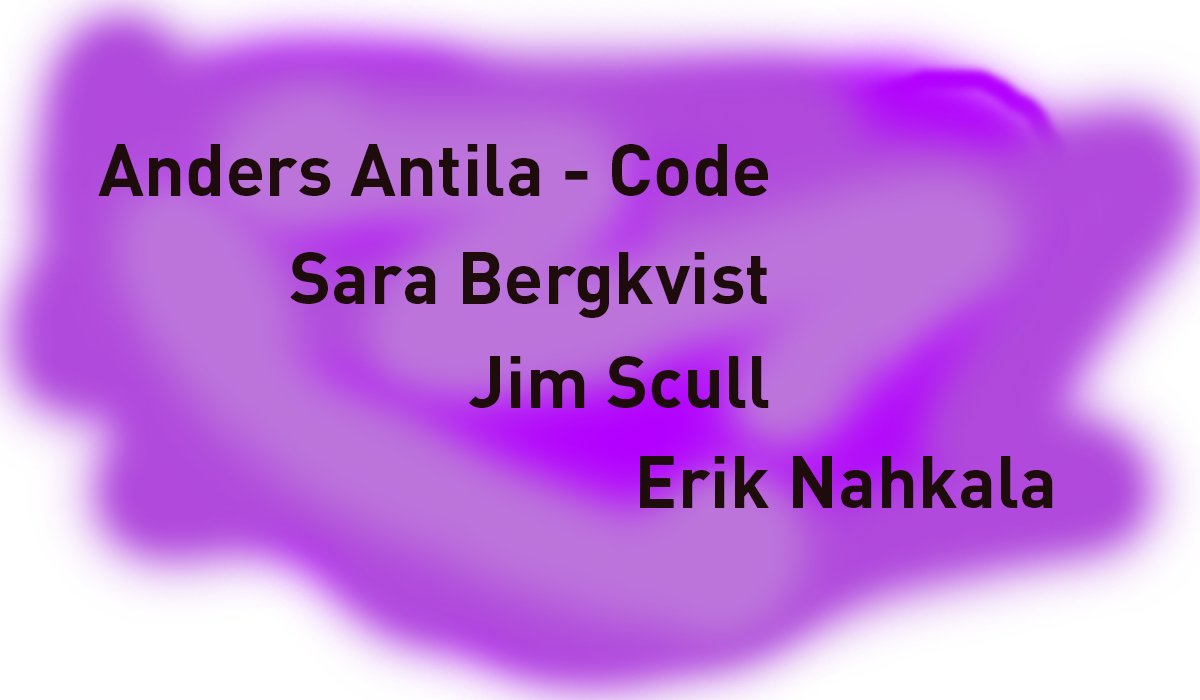
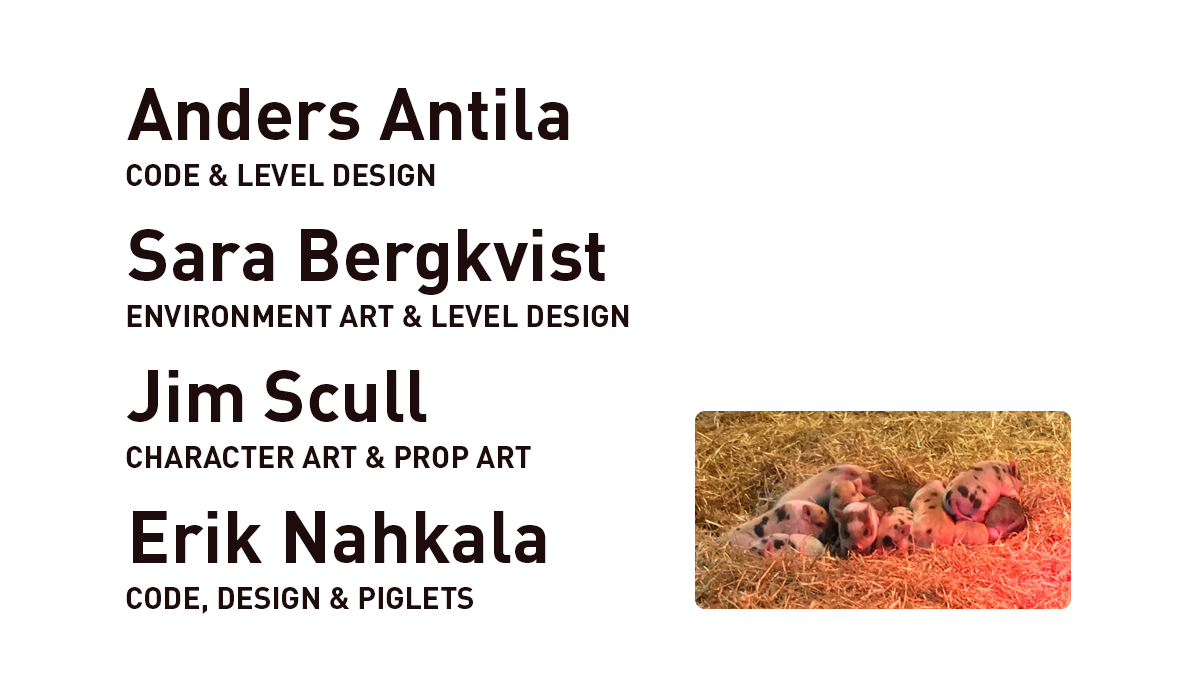
Layer changes from the first 1200 × 700 image to the second:
added group "Group 5" with 2 layers above "Group 1" over (581, 260, 1163, 696)
added layer "Layer 2" in group "Group 5" over (581, 260, 1163, 696)
added layer "Rounded Rectangle 2" in group "Group 5" over (695, 411, 1071, 609)
added group "Group 1" with 2 layers above "Group 3" over (126, 511, 546, 614)
added layer "CODE, DESIGN & PIGLETS" in group "Group 1" over (126, 587, 473, 614)
moved "Erik Nahkala" into group "Group 1", painted on it over (133, 456, 1053, 563)
removed layer "Layer 1" over (0, 0, 1200, 700)
added group "Group 3" with 2 layers above "Group 4" over (126, 370, 531, 468)
added layer "CHARACTER ART & PROP ART" in group "Group 3" over (126, 446, 531, 468)
moved "Jim Scull" into group "Group 3", painted on it over (127, 356, 769, 422)
added group "Group 4" with 2 layers above "Group 2" over (127, 229, 629, 327)
added layer "ENVIRONMENT ART & LEVEL DESIGN" in group "Group 4" over (127, 305, 629, 327)
moved "Sara Bergkvist" into group "Group 4", painted on it over (128, 229, 767, 318)
added group "Group 2" with 2 layers above "Rounded Rectangle 1" over (126, 88, 569, 186)
added layer "CODE & LEVEL DESIGN" in group "Group 2" over (126, 164, 435, 186)
renamed "Anders Antila - Code copy" to "Anders Antila", moved it into group "Group 2", painted on it over (98, 88, 768, 196)
added layer "Rounded Rectangle 1" over (0, 0, 1200, 700)
